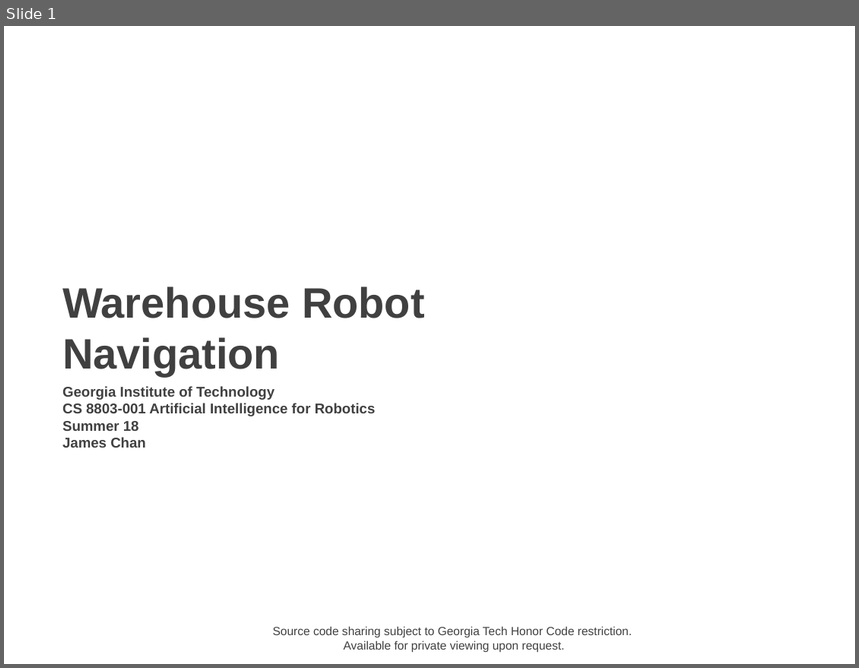
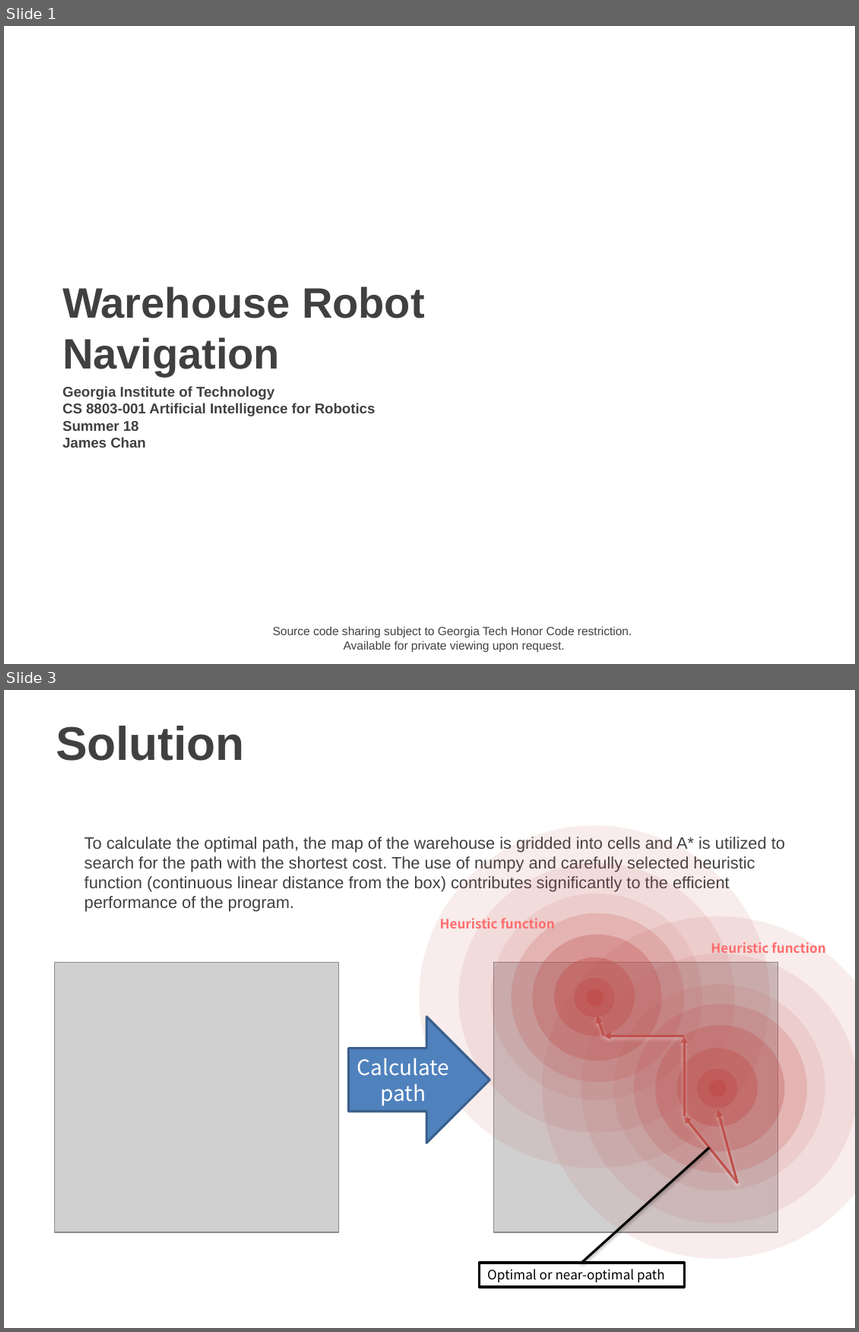
Before and after one commit to jameschanx/Georgia_Tech_School_Projects, a slide deck: Robot Warehouse Navigation - CS8803-001 AI for Robotics.pptx. Shown one above the other, each under a label of ours: slide 1 before the commit, slides 1 and 3 after it; the slides between them are not shown. The pictures are 859x668 and 859x1332 pixels, drawn with LibreOffice and Linux fonts; fonts in the diff are those of the drawing; grey boxes stand for pictures; background and template pictures are left out. Boxes give left, top, right and bottom in pixels: in the first picture for what was removed or moved away, otherwise in the second. Text is boxed around its words. In the diff, an @@ line names an element or a change of style, - is before the commit and + after.

```diff
--- a/Robot Warehouse Navigation - CS8803-001 AI for Robotics.pptx
+++ b/Robot Warehouse Navigation - CS8803-001 AI for Robotics.pptx
@@ slide 3 added at box(4, 690, 855, 1328), background picture (left out) @@
@@ title added at box(56, 726, 244, 761), 40 pt, text #404040, bold @@
+Solution
@@ ellipse added at box(420, 825, 770, 1168), fill #C0504D at 10% opacity @@
@@ text added at box(85, 837, 785, 912), 14 pt, text #404040 @@
+To calculate the optimal path, the map of the warehouse is gridded into cells and A* is utilized to search for the path with the shortest cost. The use of numpy and carefully selected heuristic function (continuous linear distance from the box) contributes significantly to the efficient performance of the program.
@@ ellipse added at box(458, 863, 734, 1132), fill #C0504D at 10% opacity @@
@@ ellipse added at box(491, 894, 702, 1100), fill #C0504D at 10% opacity @@
@@ ellipse added at box(512, 913, 684, 1082), fill #C0504D at 20% opacity @@
@@ ellipse added at box(542, 916, 855, 1259), fill #C0504D at 10% opacity @@
@@ text added at box(440, 918, 555, 929), 11 pt, text #FF6D6D, bold @@
+Heuristic function
@@ ellipse added at box(533, 934, 662, 1061), fill #C0504D at 30% opacity @@
@@ picture added at box(54, 962, 338, 1233) @@
@@ picture added at box(493, 962, 778, 1233) @@
@@ ellipse added at box(555, 958, 635, 1036), fill #C0504D at 40% opacity @@
@@ ellipse added at box(582, 954, 855, 1224), fill #C0504D at 10% opacity @@
@@ text added at box(711, 942, 826, 953), 11 pt, text #FF6D6D, bold @@
+Heuristic function
@@ ellipse added at box(574, 978, 614, 1017), fill #C0504D at 50% opacity @@
@@ ellipse added at box(614, 985, 826, 1192), fill #C0504D at 10% opacity @@
@@ ellipse added at box(586, 989, 603, 1007), fill #C0504D @@
@@ ellipse added at box(634, 1004, 807, 1173), fill #C0504D at 20% opacity @@
@@ right arrow added at box(349, 1017, 490, 1144), fill #4F81BD, outline #3A5F8C 2 pt, 18 pt, text #FFFFFF @@
+Calculate path
@@ arrow added from (604, 1036) to (598, 1016), #C0504D 2 pt @@
@@ ellipse added at box(655, 1025, 785, 1152), fill #C0504D at 30% opacity @@
@@ arrow added from (684, 1036) to (604, 1036), #C0504D 2 pt @@
@@ ellipse added at box(677, 1049, 757, 1127), fill #C0504D at 40% opacity @@
@@ arrow added from (684, 1116) to (684, 1036), #C0504D 2 pt @@
@@ ellipse added at box(698, 1068, 737, 1108), fill #C0504D at 50% opacity @@
@@ ellipse added at box(709, 1080, 727, 1097), fill #C0504D @@
@@ arrow added from (737, 1184) to (684, 1116), #C0504D 2 pt @@
@@ arrow added from (737, 1184) to (718, 1110), #C0504D 2 pt @@
@@ line added from (709, 1148) to (582, 1263), #000000 2 pt @@
@@ rectangle added at box(479, 1263, 684, 1287), fill #FFFFFF, outline #000000 2 pt, 11 pt, text #000000 @@
+Optimal or near-optimal path
```
Also in this commit, not shown: 2 other slides added, 2 slides removed, 1 other file.
